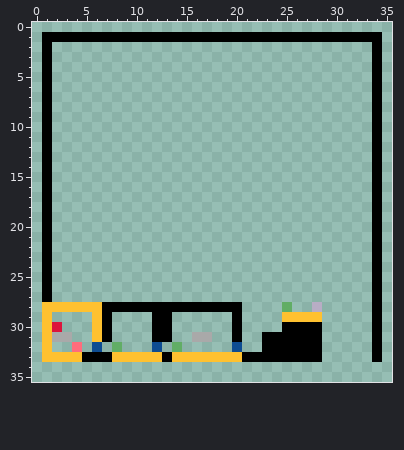
One commit to this pixel-art sprite: AridArnold/Content/Campaigns/MainCampaign/Levels/0401.png. The first picture shows the starting point.
The file is 36x36 pixels. Colours within 5 levels of each other are drawn and written as one.
The result:
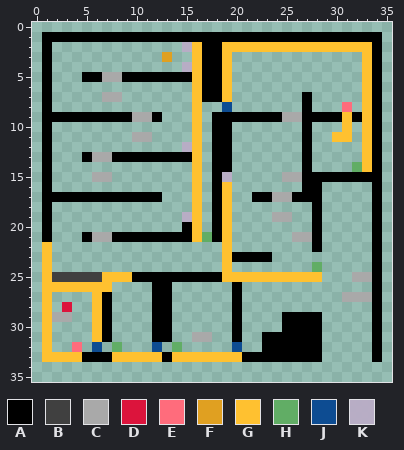
Palette (. is transparent): A #000000  B #404040  C #a9a9a9  D #dc143c  E #ff6c7c  F #e0a021  G #ffc130  H #61ad65  J #0d4c92  K #b8adc5fc
Change:
Colour A now appears in rows 2 to 4 at x 17 to 18; in row 5 at x 5 to 6, 9 to 15 and 17 to 18; in row 6 at x 17 to 18; in row 7 at x 17 to 18 and 27; in row 8 at x 27; in row 9 at x 2 to 9, 12, 18 to 24, 27 to 30 and 32.
Colour A now appears in rows 10 to 12 at x 18 to 19 and 27; in row 13 at x 5, 8 to 15, 18 to 19 and 27; in row 14 at x 18 to 19 and 27; in row 15 at x 18 and 27 to 33; in row 16 at x 18 and 27 to 28; in row 17 at x 2 to 12, 18, 22 to 23 and 26 to 28.
Colour A now appears in rows 18 to 19 at x 18 and 28; in row 20 at x 15, 18 and 28; in row 21 at x 5, 8 to 15, 18 and 28; in row 22 at x 28; in row 23 at x 20 to 23; in row 25 at x 10 to 18.
Colour A now appears in row 26 at x 12 to 13 and 20; in row 27 at x 7, 12 to 13 and 20.
The author changed colour G to colour A in row 29 at x 25 to 28.
Colour B now appears in row 25 at x 2 to 6.
Colour C now appears in row 5 at x 7 to 8; in row 7 at x 7 to 8; in row 9 at x 10 to 11 and 25 to 26; in row 11 at x 10 to 11; in row 13 at x 6 to 7; in row 15 at x 6 to 7 and 25 to 26.
Colour C now appears in row 17 at x 24 to 25; in row 19 at x 24 to 25; in row 21 at x 6 to 7 and 26 to 27; in row 25 at x 32 to 33; in row 27 at x 31 to 33; in row 29 at x 2 to 3.
The author changed colour G to colour D in row 28 at x 3.
Colour E now appears in row 8 at x 31.
Colour F now appears in row 3 at x 13.
Colour G now appears in row 2 at x 16 and 19 to 33; in rows 3 to 7 at x 16, 19 and 33; in row 8 at x 16 and 33; in rows 9 to 10 at x 16, 31 and 33; in row 11 at x 16, 30 to 31 and 33; in rows 12 to 14 at x 16 and 33.
Colour G now appears in row 15 at x 16; in rows 16 to 21 at x 16 and 19; in rows 22 to 24 at x 19; in row 25 at x 7 to 9 and 19 to 28; in row 26 at x 2 to 7; in row 27 at x 6.
The author changed colour A to colour G in rows 22 to 27 at x 1.
Colour H now appears in row 14 at x 32; in row 21 at x 17; in row 24 at x 28.
Colour J now appears in row 8 at x 19.
Colour K now appears in row 2 at x 15; in row 4 at x 15; in row 12 at x 15; in row 15 at x 19; in row 19 at x 15.
Colour A is removed in row 28 at x 8 to 11 and 14 to 19.
Colour C is removed in row 31 at x 2 to 3.
Colour D is removed in row 30 at x 2.
Colour G is removed in row 28 at x 2 and 4 to 5.
Colour H is removed in row 28 at x 25.
Colour K is removed in row 28 at x 28.
Boxes around the changes in both pictures, in picture pixels (x1, y1, x2, y2):
changed: (42, 42, 372, 342)
